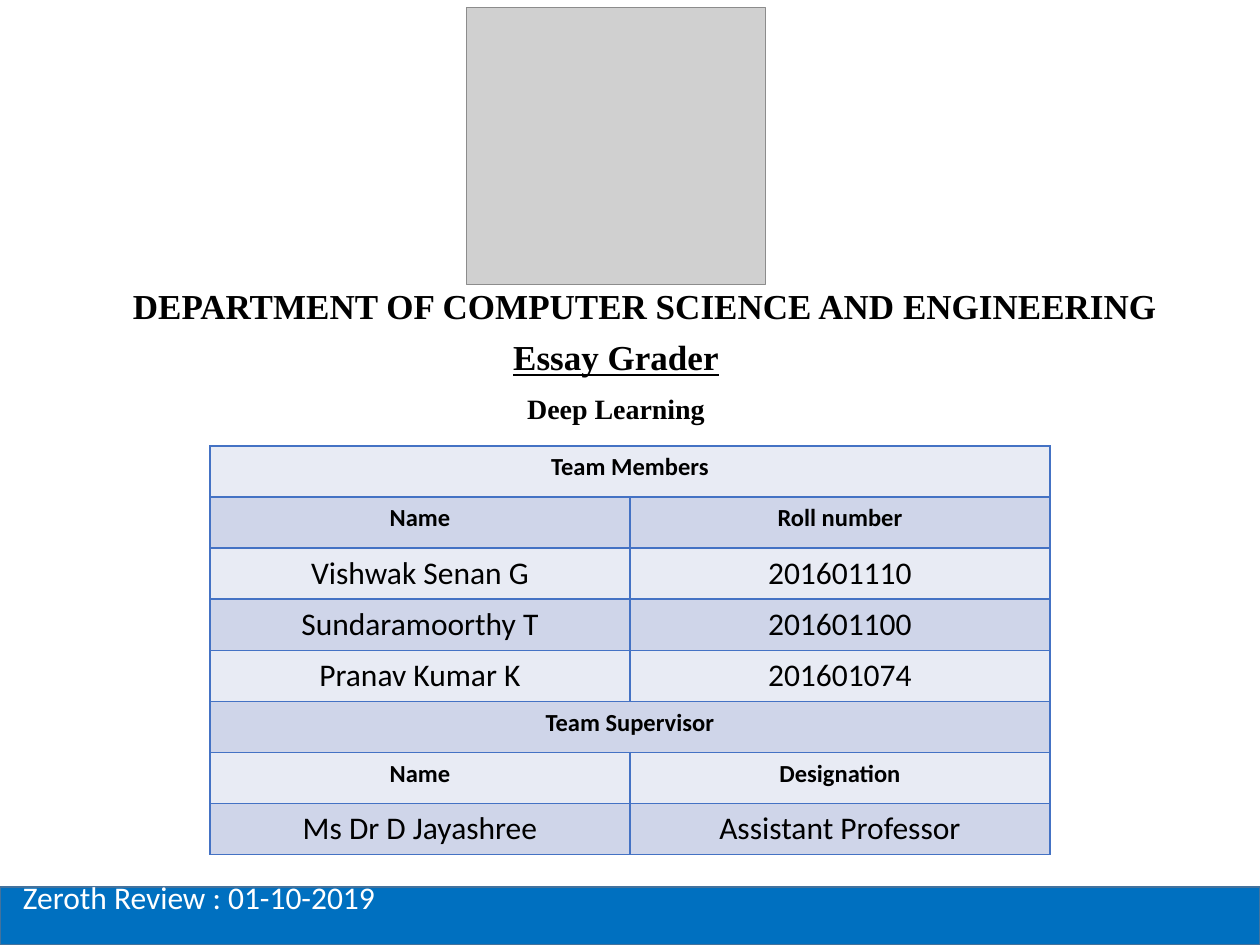
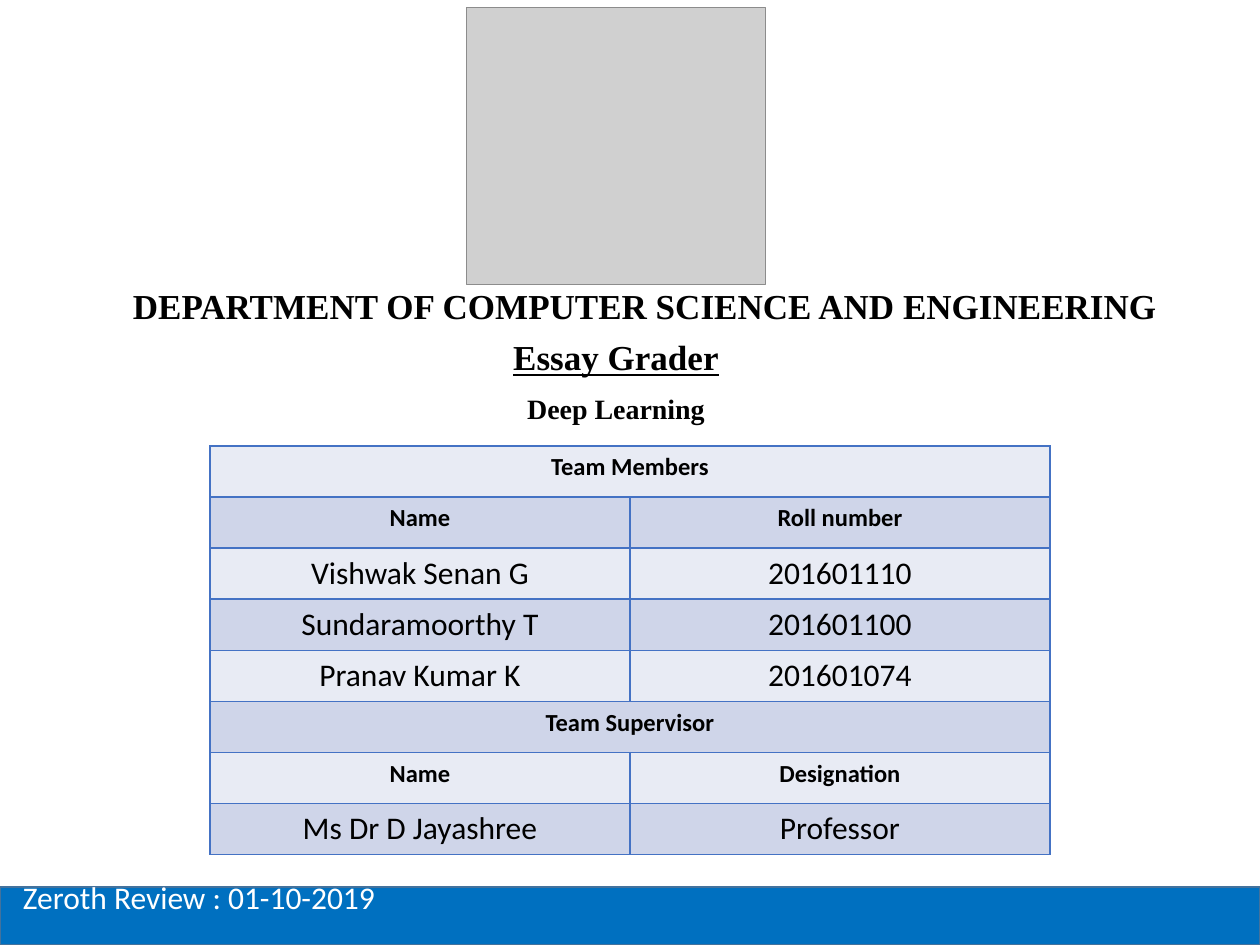
Before and after one commit to vishwaksenan/essay-grader, a slide deck: slide 1 of Documentation/Zeroth review ppt.pptx. Drawn at 1260x945 pixels with LibreOffice and Linux fonts; fonts in the diff are those of the drawing; grey boxes stand for pictures. Boxes give left, top, right and bottom in pixels: in the first picture for what was removed or moved away, otherwise in the second. Text is boxed around its words. In the diff, an @@ line names an element or a change of style, - is before the commit and + after.

```diff
--- a/Documentation/Zeroth review ppt.pptx
+++ b/Documentation/Zeroth review ppt.pptx
@@ table at (x1=210, y1=446, x2=1050, y2=854) @@
-row 8, column 2: Assistant Professor
+row 8, column 2: Professor
```
Also in this commit, not shown: 4 other slides changed.
